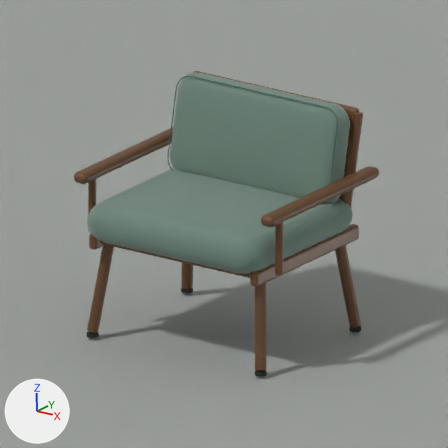
The Blender file models/room/studio-furniture.blend: old version first, new version second.
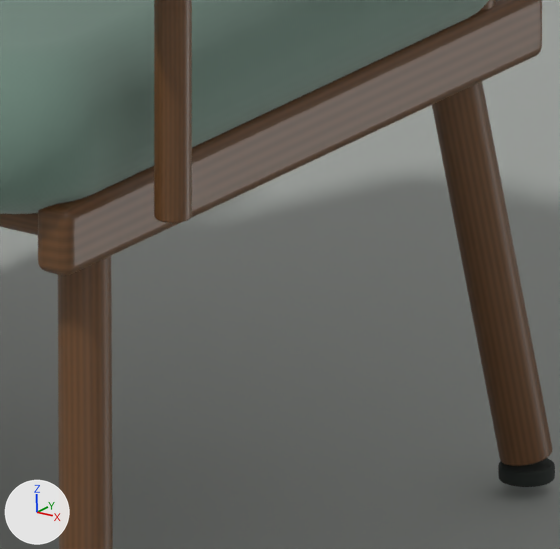
The first picture shows the older version from the file's camera 'chair camera'. The close-ups show the older and then the newer version on the part from 54% to 81% of the width and 51% to 77% of the height of that picture. Only the edits that show in the close-ups are written down. Every picture has the same lights, and +X, +Y and +Z are marked at lower left.

Objects in the first close-up: 'Arm support.001', 'Quiet foot pad.003', 'Render-only backdrop', 'Seat side rail.001', 'Tailored seat cushion', 'Tapered walnut leg.002', 'Tapered walnut leg.003' and 2 more.
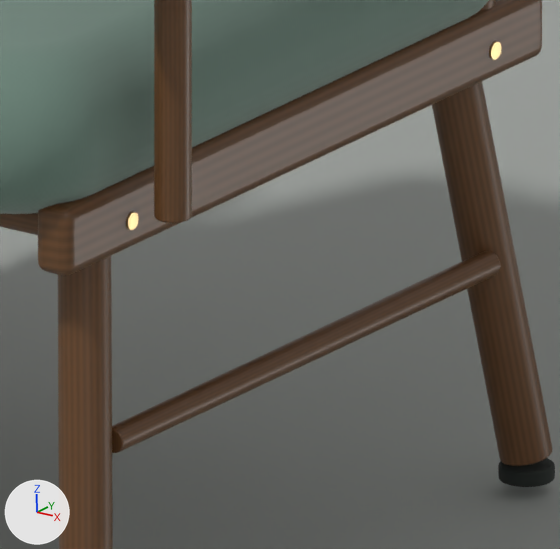
Boxes [x1, y1, x2, y2] around the edits, measured in the close-ups (560 x 549 px):
'Lower side stretcher.001', added
    after: [112, 251, 500, 453]
'Chair joinery cap.003', added
    after: [489, 41, 502, 60]
'Chair joinery cap.002', added
    after: [126, 212, 138, 230]

The change, as a list of edits to the scene's bpy script:
```text
Add mat_brushed_warm_brass:
    mat_brushed_warm_brass = principled_material('Brushed warm brass')
    mat_brushed_warm_brass.base_color = (0.45, 0.31, 0.135)  # brown #b39767
    mat_brushed_warm_brass.metallic = 0.78
    mat_brushed_warm_brass.roughness = 0.31
Add me_cone_017:
    me_cone_017.from_pydata(...)  # a 16-sided cylinder along z spanning x -0.007..0.007, y -0.007..0.007, z -0.001..0.001
    me_cone_017.polygons.foreach_set('use_smooth', [True] * 18)
    me_cone_017.materials.append(mat_brushed_warm_brass)  # brown #b39767
Add me_cone_015:
    me_cone_015.from_pydata(...)  # 40 vertices, 22 faces; spans x -0.01..0.01, y -0.01..0.01, z -0.245..0.245
    me_cone_015.polygons.foreach_set('use_smooth', [True] * 22)
    me_cone_015.materials.append(mat_oiled_walnut)  # picture img_authored_walnut_grain
Add ob_chair_joinery_cap_003:
    ob_chair_joinery_cap_003 = bpy.data.objects.new('Chair joinery cap.003', me_cone_017)
    ob_chair_joinery_cap_003.parent = ob_studiochair
    ob_chair_joinery_cap_003.location = (0.358, 0.24, 0.35)
    ob_chair_joinery_cap_003.rotation_euler = (0.0, 1.571, 0.0)  # degrees (0, 90, 0)
    _m = ob_chair_joinery_cap_003.modifiers.new('Turned edge radius', 'BEVEL')
    _m.width = 0.0003
    _m.width_pct = 0.0003
    _m.segments = 2
    _m = ob_chair_joinery_cap_003.modifiers.new('Face-weighted normals', 'WEIGHTED_NORMAL')
    _m.keep_sharp = True
Add ob_chair_joinery_cap_002:
    ob_chair_joinery_cap_002 = bpy.data.objects.new('Chair joinery cap.002', me_cone_017.copy())
    ob_chair_joinery_cap_002.parent = ob_studiochair
    ob_chair_joinery_cap_002.location = (0.358, -0.23, 0.35)
    ob_chair_joinery_cap_002.rotation_euler = (0.0, 1.571, 0.0)  # degrees (0, 90, 0)
    _m = ob_chair_joinery_cap_002.modifiers.new('Turned edge radius', 'BEVEL')
    _m.width = 0.0003
    _m.width_pct = 0.0003
    _m.segments = 2
    _m = ob_chair_joinery_cap_002.modifiers.new('Face-weighted normals', 'WEIGHTED_NORMAL')
    _m.keep_sharp = True
Add ob_lower_side_stretcher_001:
    ob_lower_side_stretcher_001 = bpy.data.objects.new('Lower side stretcher.001', me_cone_015)
    ob_lower_side_stretcher_001.parent = ob_studiochair
    ob_lower_side_stretcher_001.location = (0.35, 0.0, 0.18)
    ob_lower_side_stretcher_001.rotation_euler = (-1.571, -3.142, 0.0)  # degrees (-90, -180, 0)
    _m = ob_lower_side_stretcher_001.modifiers.new('Turned edge radius', 'BEVEL')
    _m.width = 0.0014
    _m.width_pct = 0.0014
    _m.segments = 2
    _m = ob_lower_side_stretcher_001.modifiers.new('Face-weighted normals', 'WEIGHTED_NORMAL')
    _m.keep_sharp = True
```
